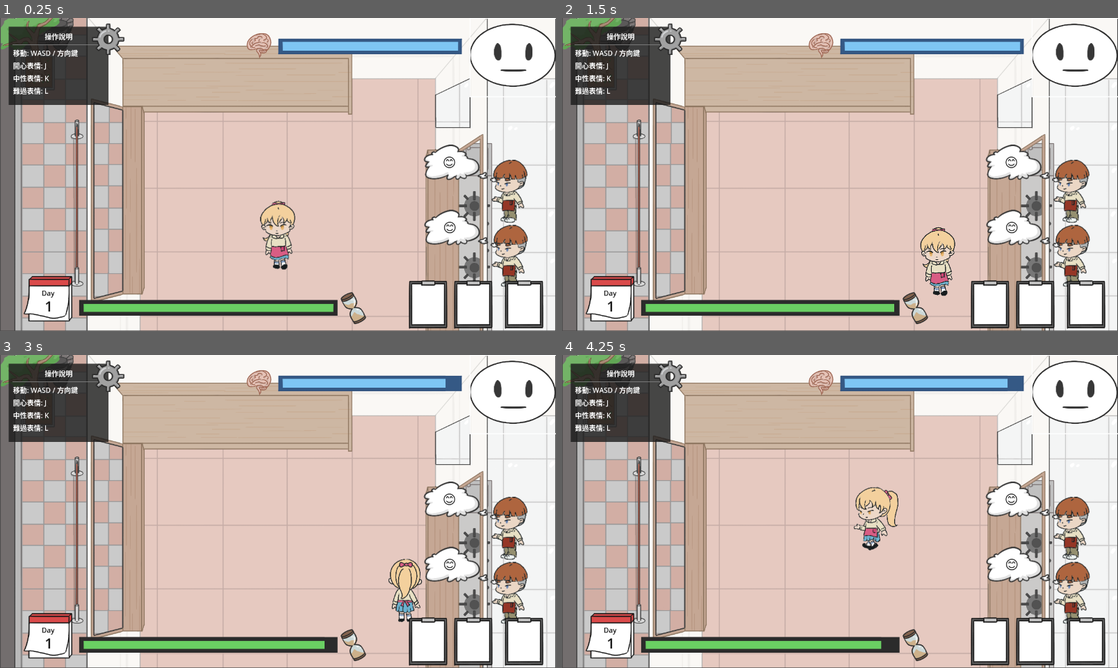
Above: before the commit, frames 1-4 (two rows, left to right).
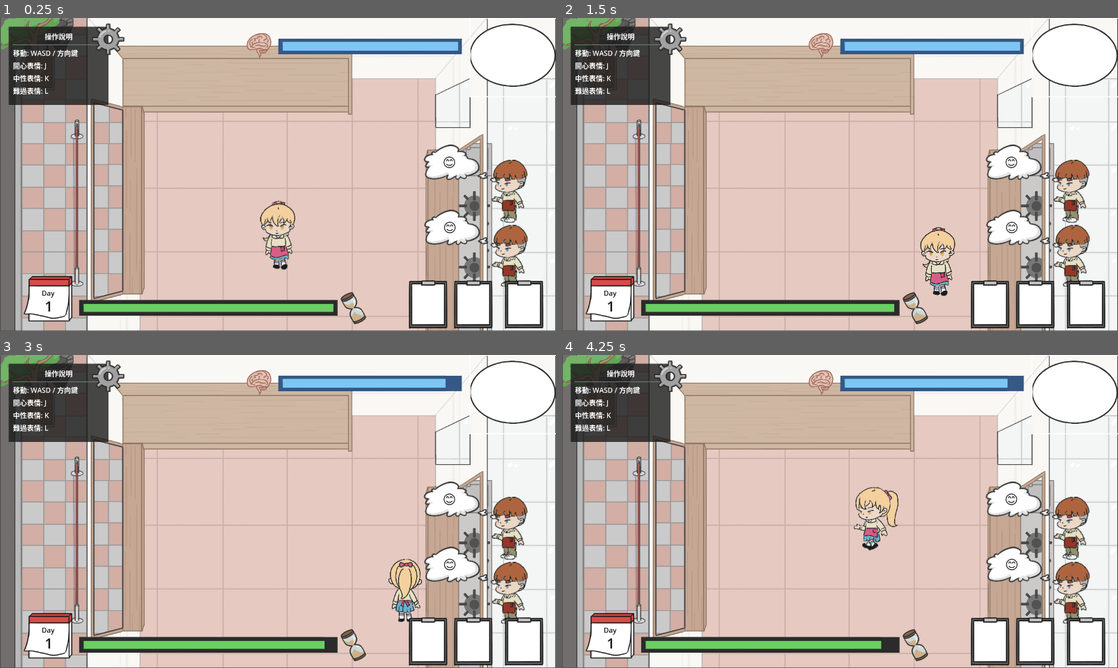
Above: after the commit, the same moments.

Repository: darkbtf/game-jam-2026-kcl
Game: Godot game, scene res://Scenes/main.tscn
Same seed, same stepped clock (60 frames per second), same inputs: the game is played once before the commit and once after it.
Inputs:
- Up to frame 1 (0.25 s): no input
- Up to frame 2 (1.5 s): tap Enter at 0.5 s; hold D (move_right) 0.53-1.28 s; hold J (expression_happy) 0.53-1.28 s; hold S (move_down) from 1.28 s (still down); tap K (expression_neutral) at 1.35 s
- Up to frame 3 (3 s): release S (move_down) at 2.03 s; hold D (move_right) 2.03-2.78 s; hold L (expression_sad) 2.03-2.78 s; hold W (move_up) from 2.78 s (still down); tap Shift (run) at 2.85 s
- Up to frame 4 (4.25 s): release W (move_up) at 3.53 s; hold A (move_left) from 3.53 s (still down); tap N at 3.6 s

The runs differ from the first frame. In frame 1, 0.2% of the frame differs, in the area x 88-96%, y 8-18%; in frame 2, 0.2%; in frame 3, 0.2%; in frame 4, 0.2%.

Commit message:
update: 表情變化，不做表情時候為無

Diff:
--- a/Scripts/game_manager.gd
+++ b/Scripts/game_manager.gd
@@ -28,7 +28,8 @@
 enum MaskType {
 	HAPPY,    # 開心
 	NEUTRAL,  # 中性
-	SAD       # 難過
+	SAD,      # 難過
+	NO        # 無表情
 }
 
 # 客人個性類型
@@ -62,7 +63,8 @@
 var expression_names = {
 	MaskType.HAPPY: "開心",
 	MaskType.NEUTRAL: "中性",
-	MaskType.SAD: "難過"
+	MaskType.SAD: "難過",
+	MaskType.NO: "無表情"
 }
 
 # 食物資料字典（FoodType -> Food 資源）
--- a/Scripts/player.gd
+++ b/Scripts/player.gd
@@ -81,7 +81,7 @@
 		expression_drain_rate = 10.0
 		is_using_expression = true
 	else:
-		current_expression = GameManager.MaskType.NEUTRAL
+		current_expression = GameManager.MaskType.NO
 		is_using_expression = false
 
 	# 如果正在使用表情，持續掉 san
--- a/Scripts/ui_manager.gd
+++ b/Scripts/ui_manager.gd
@@ -3,7 +3,6 @@
 # UI 管理器
 @onready var san_bar: TextureProgressBar = $TopRightUI/SanBar
 @onready var time_bar: TextureProgressBar = $BottomLeftUI/timeBar
-@onready var player_face_panel: Control = $TopRightUI/PlayerFacePanel
 @onready var player_face: Sprite2D = $TopRightUI/PlayerFacePanel/Face
 @onready var level_label: Label = $BottomLeftUI/Date/LevelLabel
 
@@ -144,7 +143,7 @@
 
 	# 如果沒做表情，顯示 idle
 	if not is_expressing:
-		texture_path = "res://Assets/face_normal.png"
+		texture_path = ""
 	else:
 		# 根據表情顯示對應的圖片
 		match expr:
@@ -155,14 +154,14 @@
 			GameManager.MaskType.SAD:
 				texture_path = "res://Assets/face_sad.png"
 			_:
-				texture_path = "res://Assets/face_normal.png"
+				texture_path = ""
 
 	if texture_path != "":
 		var texture = load(texture_path)
 		if texture:
 			player_face.texture = texture
-		else:
-			print("無法載入玩家表情圖片: ", texture_path)
+	else:
+		player_face.texture = null
 
 func find_nearby_target() -> Node:
 	if not player:
